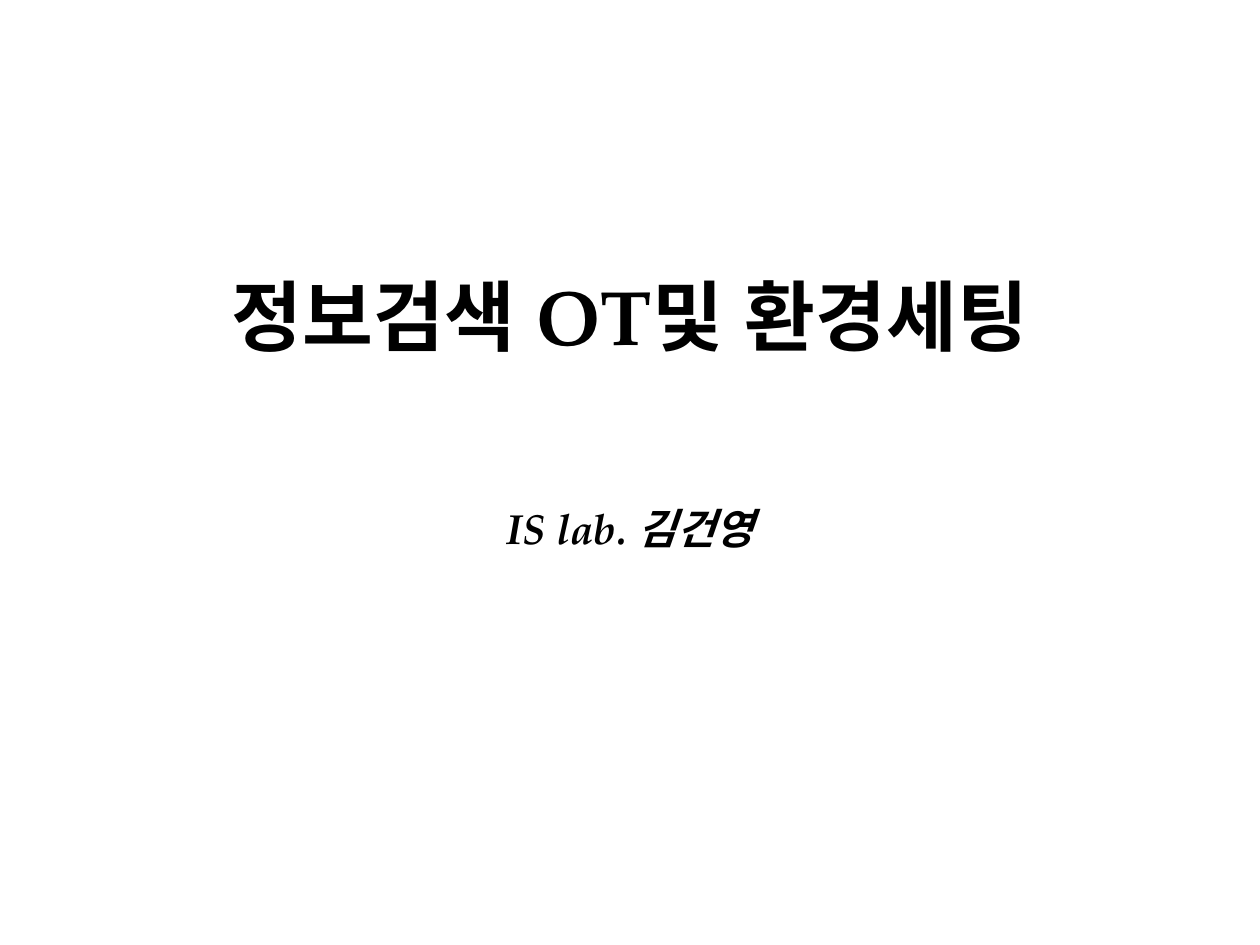
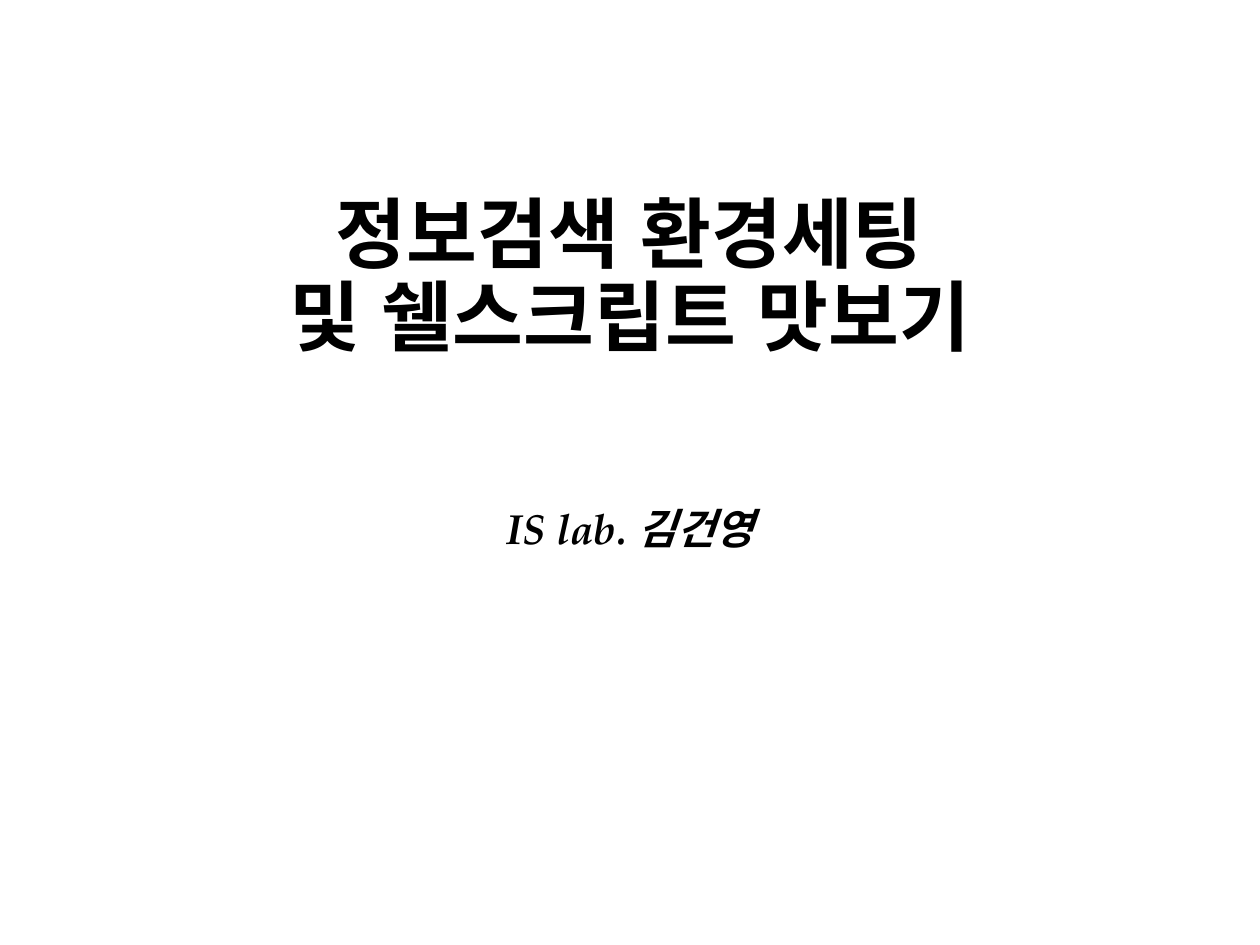
Before and after one commit to Hagazzusa/gykim.github.io, a slide deck: slide 1 of data/ot&env.pptx. Drawn at 1260x945 pixels with LibreOffice and Linux fonts; fonts in the diff are those of the drawing; background and template pictures are left out. Boxes give left, top, right and bottom in pixels: in the first picture for what was removed or moved away, otherwise in the second. Text is boxed around its words. In the diff, an @@ line names an element or a change of style, - is before the commit and + after.

```diff
--- a/data/ot&env.pptx
+++ b/data/ot&env.pptx
@@ title at (289, 197, 969, 352): text changed @@
-정보검색 OT및 환경세팅
+정보검색 환경세팅
+및 쉘스크립트 맛보기
```
Also in this commit, not shown: 2 other slides changed, 14 slides added, 1 slide removed.
